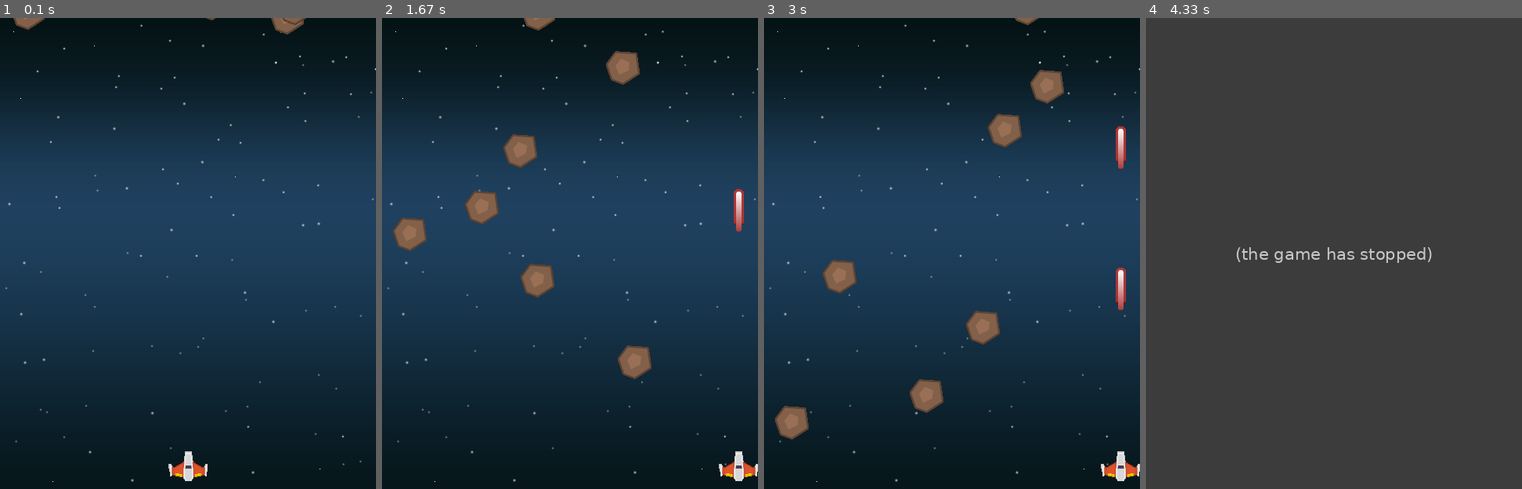
Above: before the commit, frames 1-4 (left to right).
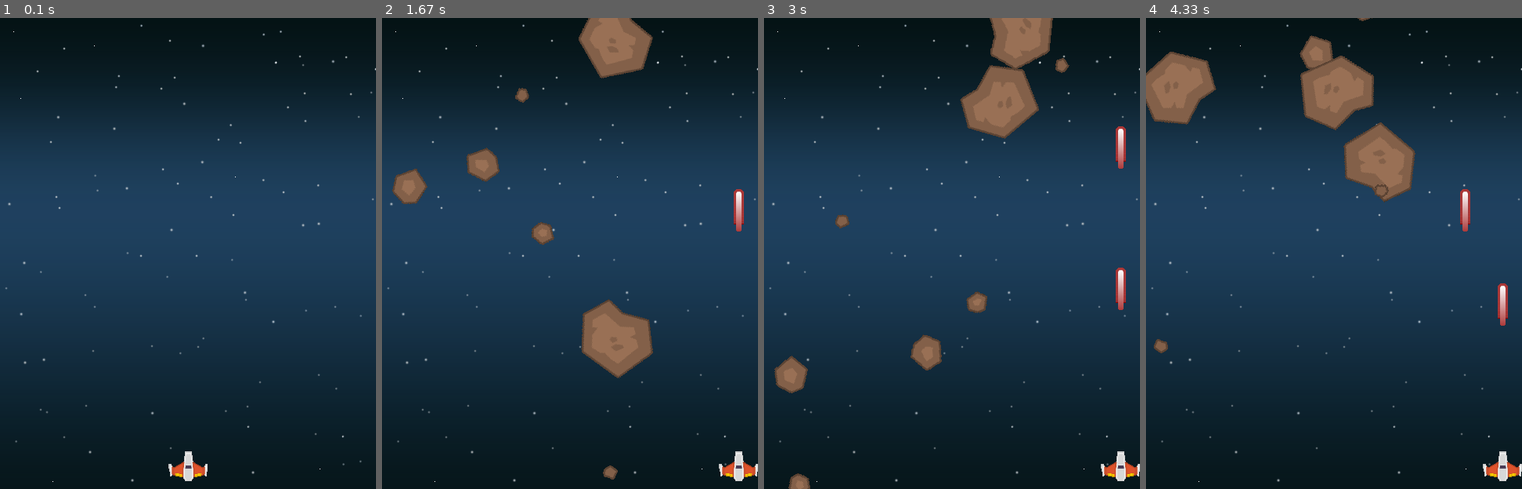
Above: after the commit, the same moments.

Repository: SimonovaU/pygame_inspo
Game: pygame game, started from shmup.py
Two runs of this game, one before a commit and one after it. Both use one fixed random seed, a clock stepped at 60 frames per second and the inputs below.
Inputs:
- Up to frame 1 (0.1 s): no input
- Up to frame 2 (1.67 s): hold Right 0.33-0.8 s; hold Right 0.83-1.3 s; tap Space at 0.9, 1.2 s
- Up to frame 3 (3 s): hold Right 2.33-2.97 s; tap Space at 2.4, 2.7 s
- Up to frame 4 (4.33 s): hold Left 3-3.47 s; tap Space at 3.07, 3.37, 3.57, 3.87, 4.07 s; hold Right 3.5-3.97 s; hold Right from 4 s (still down)

The runs differ from the first frame. In frame 1, 0.4% of the frame differs, in the area x 3-82%, y 0-4%; in frame 2, 7.3%; in frame 3, 7.4%; in frame 4, 100%, in the area x 0-100%, y 0-100%.
Before the commit the program exited at 3.38 s; later frames show no game.

Commit message:
sprites animated

Diff:
--- a/shmup.py
+++ b/shmup.py
@@ -52,17 +52,32 @@
 class Mob(pygame.sprite.Sprite):
     def __init__(self):
         pygame.sprite.Sprite.__init__(self)
-        self.image = meteor_img
-        self.image.set_colorkey(BLACK)
+        self.image_orig = random.choice(meteor_images)
+        self.image_orig.set_colorkey(BLACK)
+        self.image = self.image_orig.copy()
         self.rect = self.image.get_rect()
         self.radius = int(self.rect.width * .85 / 2)
-        # pygame.draw.circle(self.image, RED, self.rect.center, self.radius)
         self.rect.x = random.randrange(WIDTH - self.rect.width)
-        self.rect.y = random.randrange(-100, -40)
+        self.rect.y = random.randrange(-150, -100)
         self.speedy = random.randrange(1, 8)
         self.speedx = random.randrange(-3, 3)
+        self.rot = 0
+        self.rot_speed = random.randrange(-8, 8)
+        self.last_update = pygame.time.get_ticks()
+
+    def rotate(self):
+        now = pygame.time.get_ticks()
+        if now - self.last_update > 50:
+            self.last_update = now
+            self.rot = (self.rot + self.rot_speed) % 360
+            new_image = pygame.transform.rotate(self.image_orig, self.rot)
+            old_center = self.rect.center
+            self.image = new_image
+            self.rect = self.image.get_rect()
+            self.rect.center = old_center
 
     def update(self):
+        self.rotate()
         self.rect.x += self.speedx
         self.rect.y += self.speedy
         if self.rect.top > HEIGHT + 10 or self.rect.left < -25 or self.rect.right > WIDTH + 20:
@@ -96,8 +111,17 @@
 img_dir = path.join(path.dirname(__file__), 'img')
 background = pygame.image.load(path.join(img_dir, 'starfield.png')).convert()
 background_rect = background.get_rect()
+
 player_img = pygame.image.load(path.join(img_dir, "playerShip1_orange.png")).convert()
-meteor_img = pygame.image.load(path.join(img_dir, "meteorBrown_med1.png")).convert()
+
+meteor_images = []
+meteor_list =['meteorBrown_big1.png','meteorBrown_med1.png',
+              'meteorBrown_med1.png','meteorBrown_med3.png',
+              'meteorBrown_small1.png','meteorBrown_small2.png',
+              'meteorBrown_tiny1.png']
+for img in meteor_list:
+    meteor_images.append(pygame.image.load(path.join(img_dir, img)).convert())
+
 bullet_img = pygame.image.load(path.join(img_dir, "laserRed16.png")).convert()
 
 clock = pygame.time.Clock()
Binary file added: img/meteorBrown_big1.png
Binary file added: img/meteorBrown_med3.png
Binary file added: img/meteorBrown_small1.png
Binary file added: img/meteorBrown_small2.png
Binary file added: img/meteorBrown_tiny1.png
